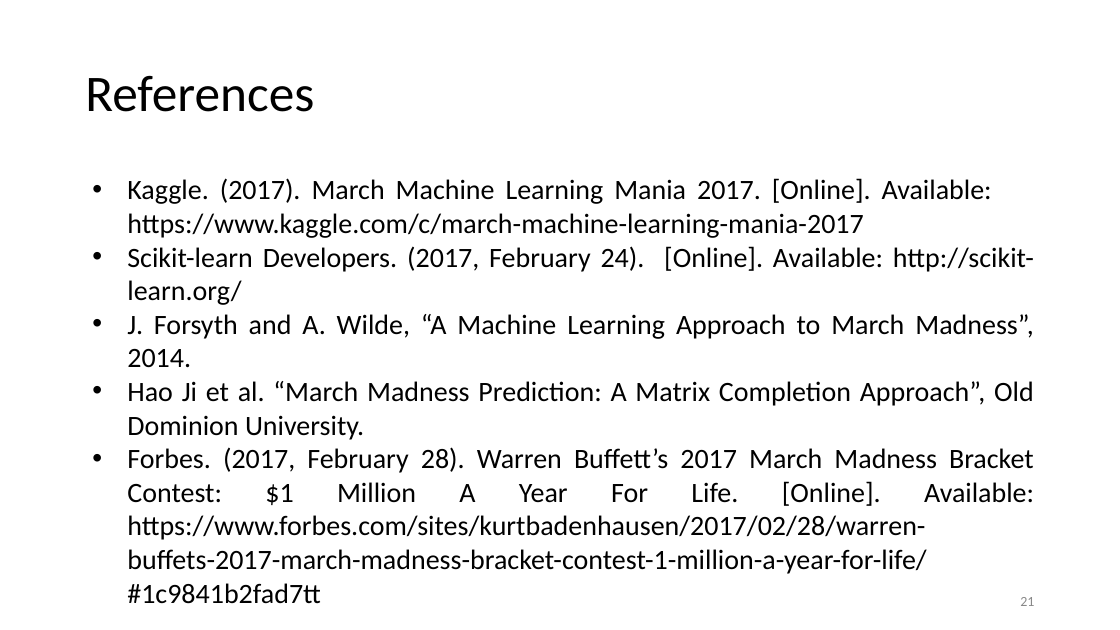
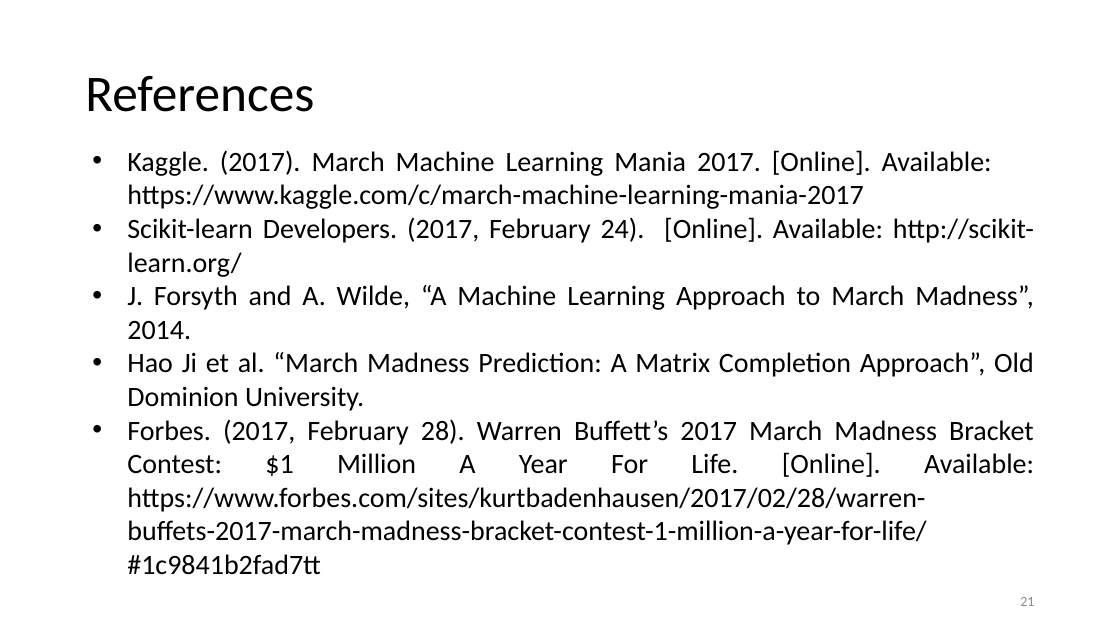
Before and after one commit to healykys/MarchMadnessProject, a slide deck: slide 21 of AIGroupPresentation.pptx. Drawn at 1120x630 pixels with LibreOffice and Linux fonts; fonts in the diff are those of the drawing. Boxes give left, top, right and bottom in pixels: in the first picture for what was removed or moved away, otherwise in the second. Text is boxed around its words. In the diff, an @@ line names an element or a change of style, - is before the commit and + after.

```diff
--- a/AIGroupPresentation.pptx
+++ b/AIGroupPresentation.pptx
@@ text "Kaggle. (2017). March Machine Learning ...": place and size @@
-text "Kaggle. (2017). March Machine Learning ..." at (127, 178, 1034, 574)
+text "Kaggle. (2017). March Machine Learning ..." at (127, 150, 1034, 545)
```
Also in this commit, not shown: 10 other slides changed, 1 slide added.
